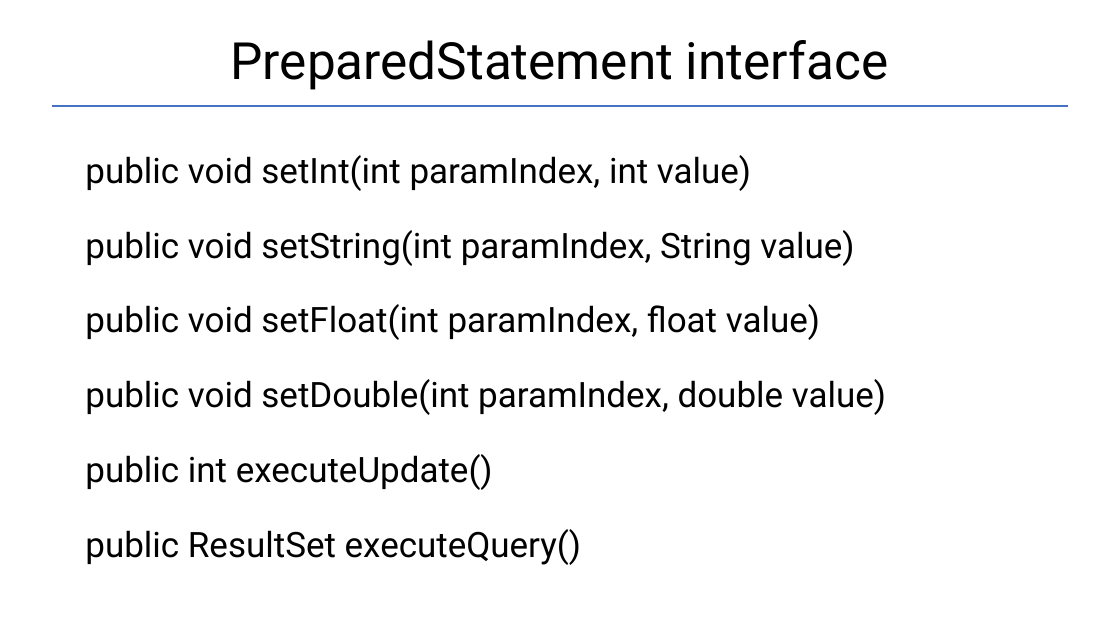
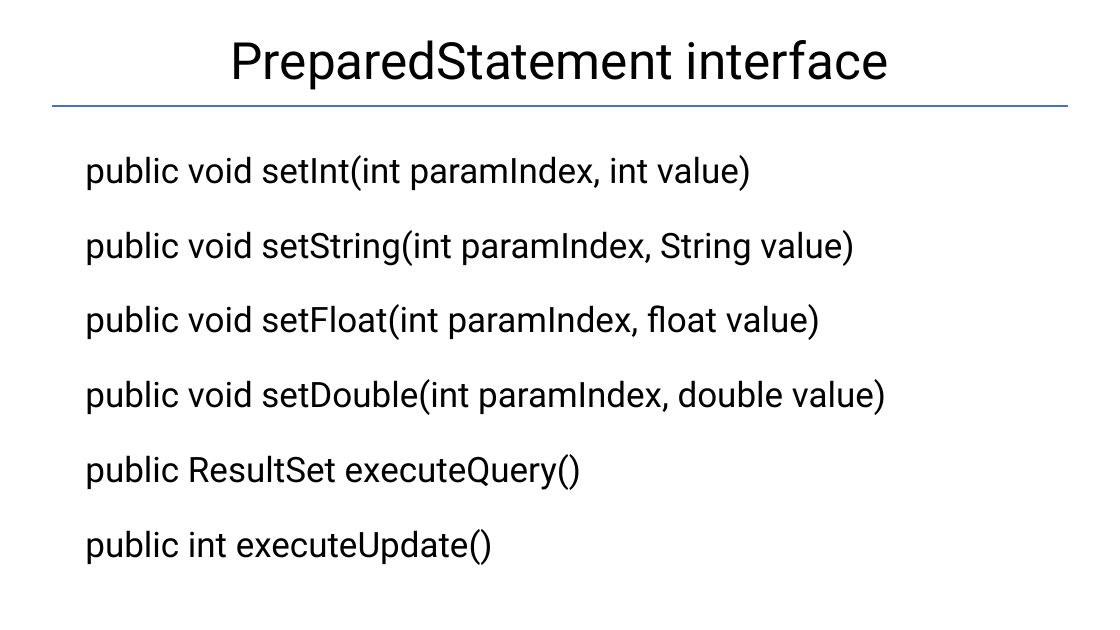
Before and after one commit to Garnik94/Levelup_presentations, a slide deck: slide 10 of JDBC/JDBC_Presentation.pptx. Drawn at 1120x630 pixels with LibreOffice and Linux fonts; fonts in the diff are those of the drawing. Boxes give left, top, right and bottom in pixels: in the first picture for what was removed or moved away, otherwise in the second. Text is boxed around its words. In the diff, an @@ line names an element or a change of style, - is before the commit and + after.

```diff
--- a/JDBC/JDBC_Presentation.pptx
+++ b/JDBC/JDBC_Presentation.pptx
@@ text at [85,454,581,490]: paragraph added @@
+public ResultSet executeQuery()
@@ text at [85,529,581,565]: paragraph removed @@
-public ResultSet executeQuery()
```
Also in this commit, not shown: 1 other slide changed, 1 other file.
